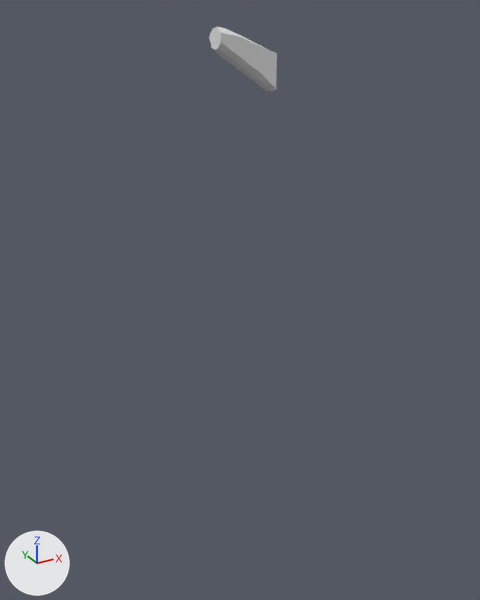
What one commit did to the glTF model assets/terrain/surface_pieces/surf_7_12.glb.
Both versions are drawn from a camera (50 mm lens) standing at (-99.7, -2.9, 1.8) and looking at (-71.4, 48.5, -23.9). The lights are fixed; the arrows at lower left show +X, +Y and +Z. The older version comes first. Where no turn or scale is listed for an object, it has been applied to the vertices.

The first picture shows 'geometry_0'.
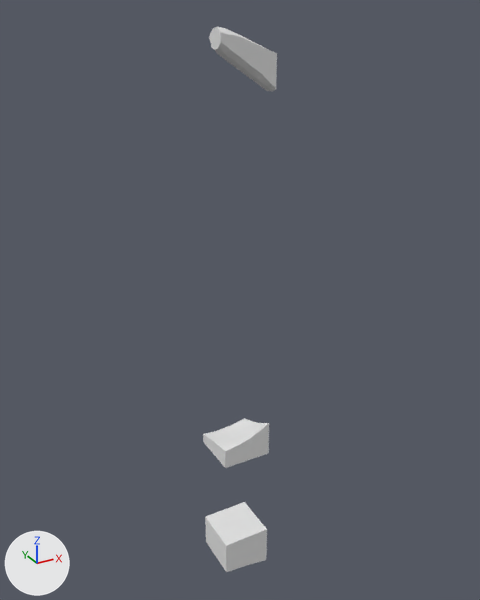
Changed parts and their boxes [x1, y1, x2, y2] in the pictures (480 x 600 px):
'layer_11', added
    after: [205, 502, 267, 572]
'layer_8', added
    after: [203, 418, 269, 468]

Diff of the bpy script that builds the scene:
```diff
--- a/assets/terrain/surface_pieces/surf_7_12.glb.py
+++ b/assets/terrain/surface_pieces/surf_7_12.glb.py
@@ me_layer_11 @@
+me_layer_11.from_pydata(...)  # 84 vertices, 164 faces; spans x -75.0..-70.0, y 45.0..50.0, z -54.4..-50.0
@@ me_layer_8 @@
+me_layer_8.from_pydata(...)  # 95 vertices, 186 faces; spans x -75.0..-70.0, y 45.0..50.0, z -40.0..-36.3
@@ ob_layer_11 @@
+ob_layer_11 = bpy.data.objects.new('layer_11', me_layer_11)
+ob_layer_11.location = (0.0, 0.0, 0.0)
@@ ob_layer_8 @@
+ob_layer_8 = bpy.data.objects.new('layer_8', me_layer_8)
+ob_layer_8.location = (0.0, 0.0, 0.0)
```
